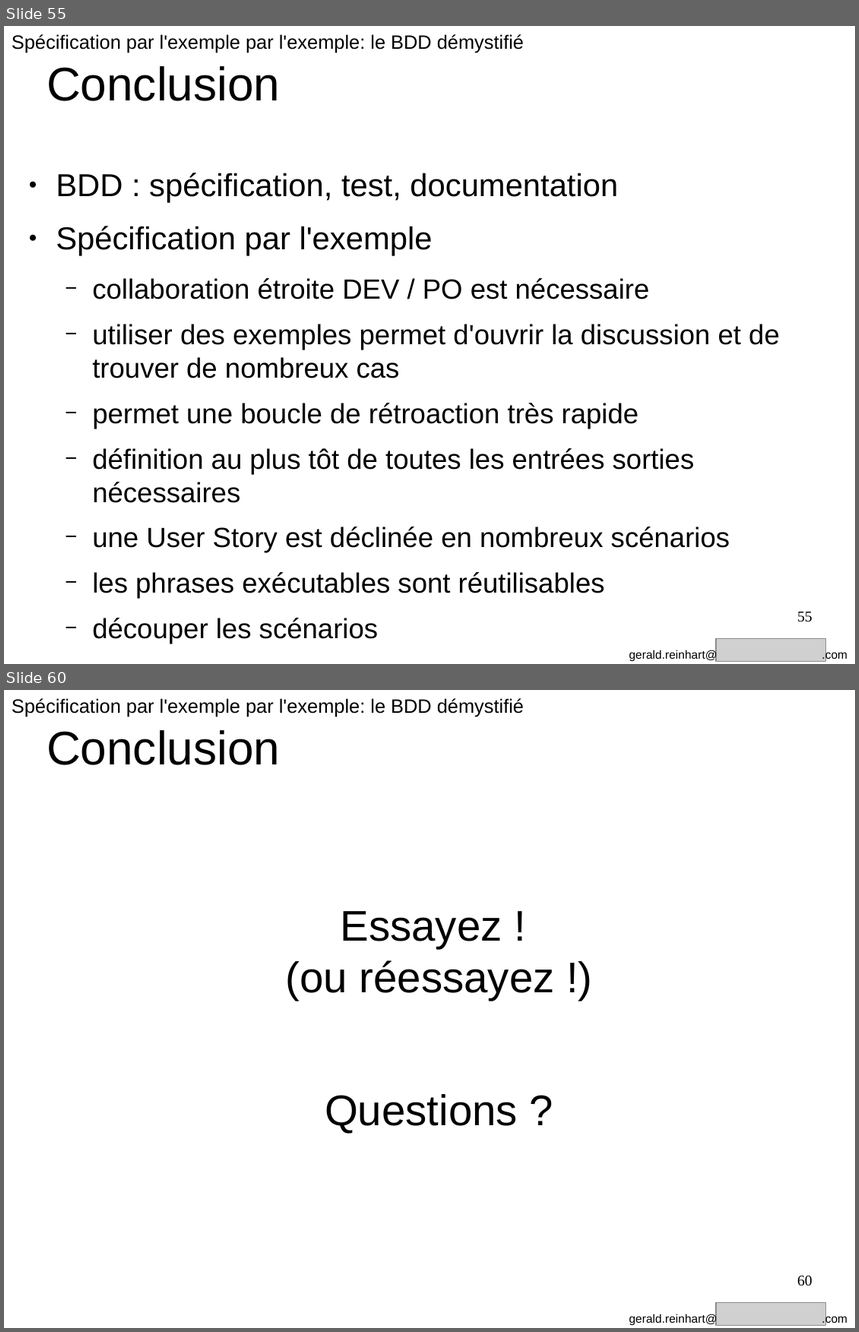
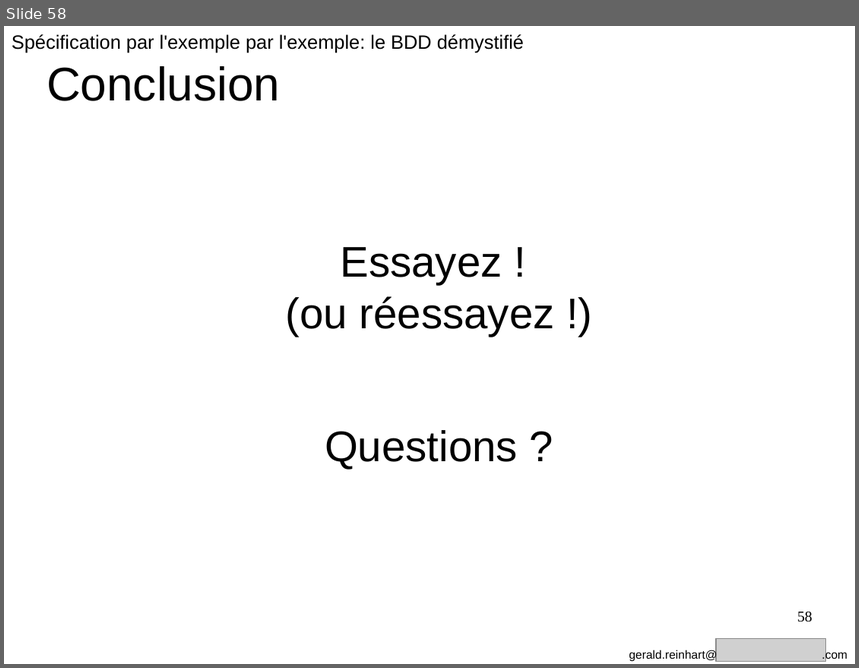
Before and after one commit to GeReinhart/dojo-bdd-library-ws-java, a slide deck: doc/BDD_presentation_agile_grenoble_2016.odp. Shown one above the other, each under a label of ours: slides 55 and 60 before the commit, slide 58 after it; the slides between them are not shown. The pictures are 859x1332 and 859x668 pixels, drawn with LibreOffice and Linux fonts; fonts in the diff are those of the drawing; grey boxes stand for pictures. Boxes give left, top, right and bottom in pixels: in the first picture for what was removed or moved away, otherwise in the second. Text is boxed around its words. In the diff, an @@ line names an element or a change of style, - is before the commit and + after.

```diff
--- a/doc/BDD_presentation_agile_grenoble_2016.odp
+++ b/doc/BDD_presentation_agile_grenoble_2016.odp
@@ slide 55 removed at box(4, 26, 855, 664), background #FFFFFF @@
@@ text removed at box(12, 34, 524, 53) @@
-Spécification par l'exemple par l'exemple: le BDD démystifié
@@ text removed at box(47, 66, 280, 101) @@
-Conclusion
@@ text removed at box(56, 173, 780, 599) @@
-● BDD : spécification, test, documentation
-● Spécification par l'exemple
-  − collaboration étroite DEV / PO est nécessaire
-  − utiliser des exemples permet d'ouvrir la discussion et de trouver de nombreux cas
-  − permet une boucle de rétroaction très rapide
-  − définition au plus tôt de toutes les entrées sorties nécessaires
-  − une User Story est déclinée en nombreux scénarios
-  − les phrases exécutables sont réutilisables
-  − découper les scénarios
@@ page number removed at box(797, 612, 813, 623) @@
-55
@@ picture removed at box(716, 639, 826, 661) @@
@@ text removed at box(629, 649, 848, 661) @@
-gerald.reinhart@ .com
@@ what was slide 60 is now slide 58 @@
@@ page number at box(797, 612, 813, 623): text changed @@
-60
+58
```
Also in this commit, not shown: 55 slides changed, 1 other slide removed, 5 other files.
